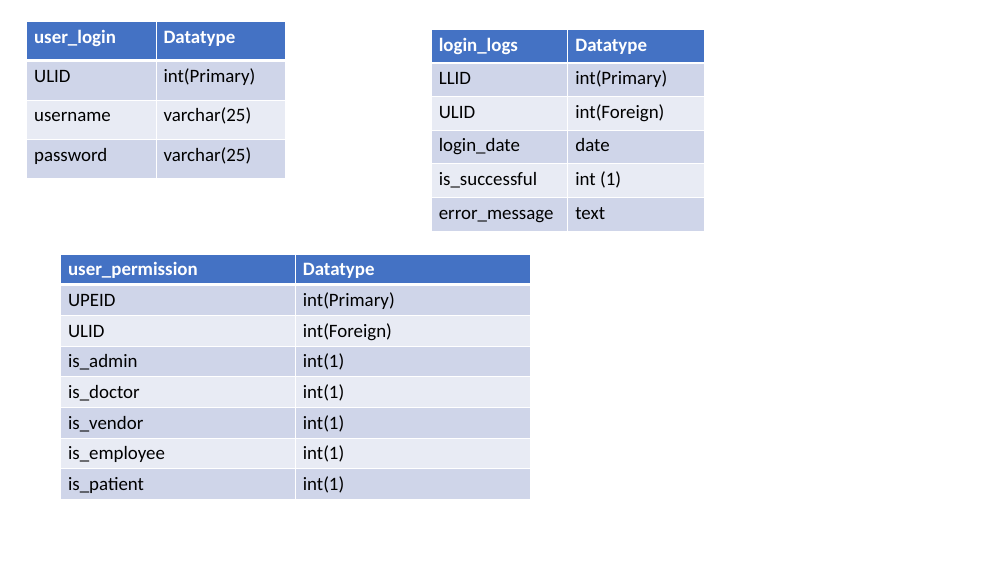
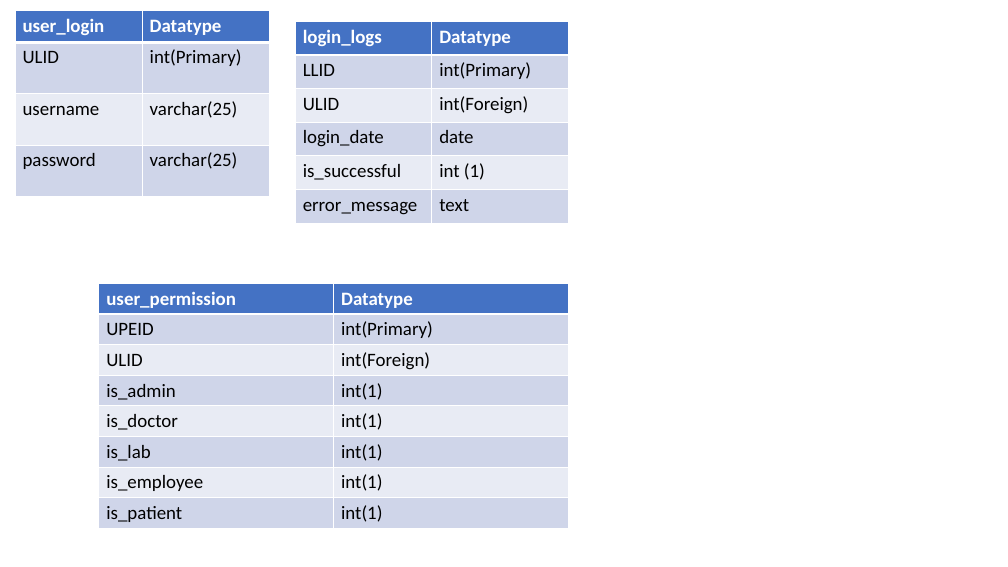
Before and after one commit to evanjam/CovidTestingSite, a slide deck: slide 1 of docs/tables_demo.pptx. Drawn at 1008x567 pixels with LibreOffice and Linux fonts; fonts in the diff are those of the drawing. Boxes give left, top, right and bottom in pixels: in the first picture for what was removed or moved away, otherwise in the second. Text is boxed around its words. In the diff, an @@ line names an element or a change of style, - is before the commit and + after.

```diff
--- a/docs/tables_demo.pptx
+++ b/docs/tables_demo.pptx
@@ table: place and size @@
-table at [26, 21, 285, 178]
+table at [15, 11, 269, 196]
@@ table: place and size @@
-table at [431, 29, 705, 231]
+table at [295, 21, 569, 223]
@@ table at [99, 284, 569, 526] @@
-row 6, column 1: is_vendor
+row 6, column 1: is_lab
@@ table: place and size @@
-table at [60, 254, 531, 497]
+table at [99, 284, 569, 526]
```
Also in this commit, not shown: 2 slides added.
